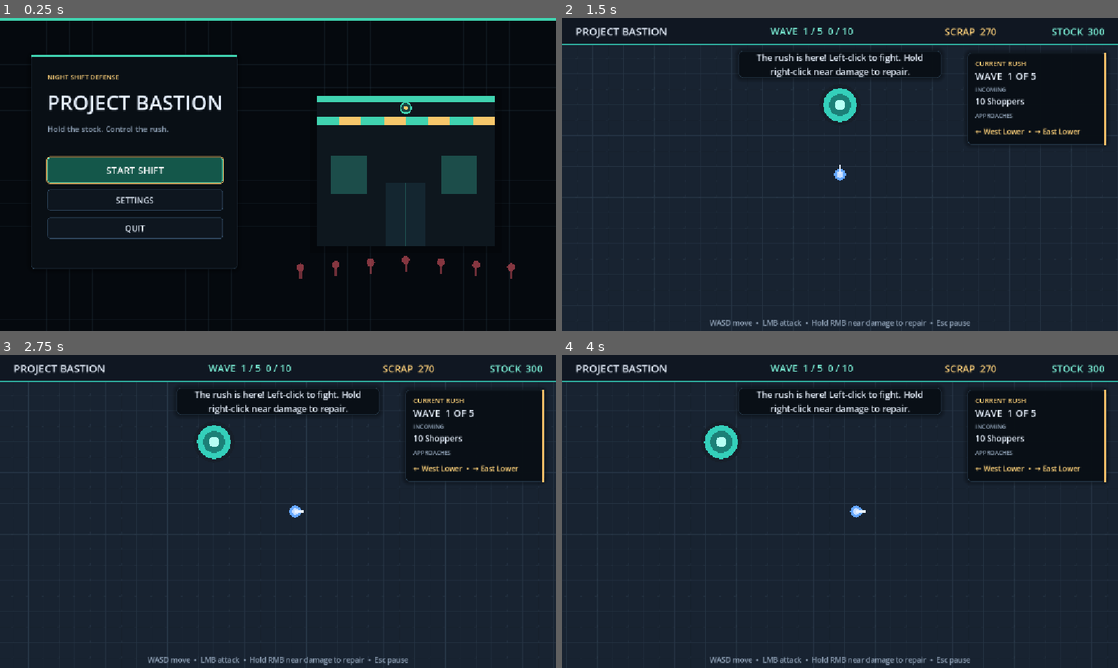
Above: before the commit, frames 1-4 (two rows, left to right).
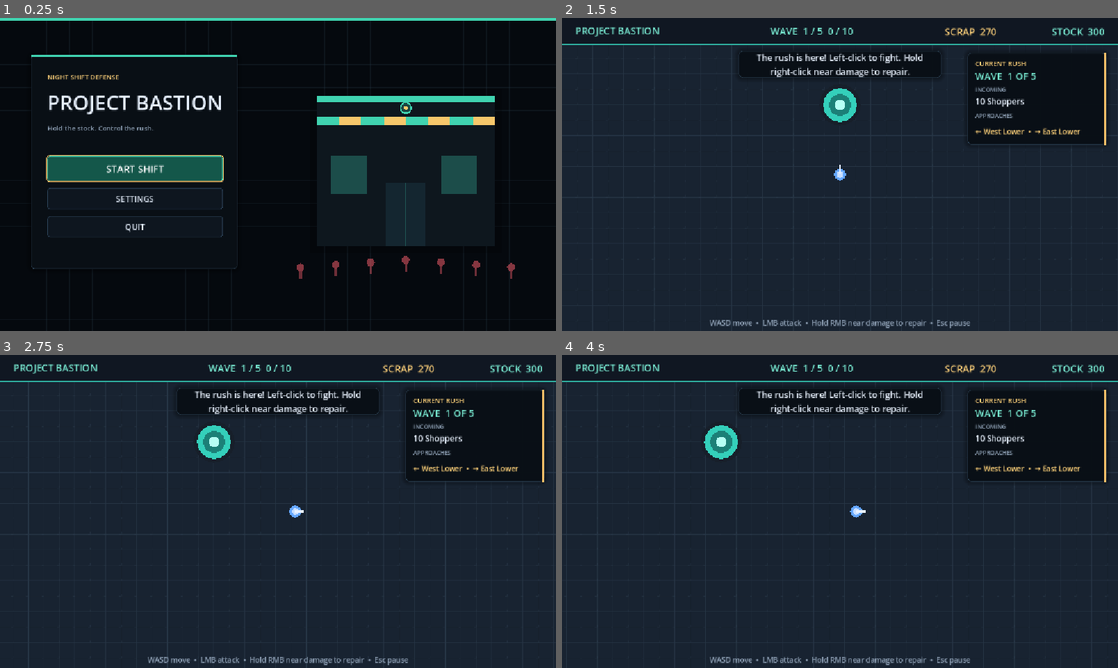
Above: after the commit, the same moments.

Repository: JarredTD/ProjectBastion
Game: Godot game, scene res://scenes/ui/main_menu.tscn
Two runs of this game, one before a commit and one after it. Both use one fixed random seed, a clock stepped at 60 frames per second and the inputs below. Sound files missing from this copy of the repository are replaced by a short silence.
Inputs (mouse positions are in pixels of both pictures, inside the frame that each line leads up to):
- Up to frame 1 (0.25 s): no input
- Up to frame 2 (1.5 s): click "START SHIFT" at 0.5 s; click "START WAVE 1 [SPACE]" at 1.25 s
- Up to frame 3 (2.75 s): tap Enter at 2 s; move the mouse to (400, 495) at 2.02 s; hold D (move_right) from 2.03 s (still down); tap 1 at 2.1 s; click (400, 495) at 2.17 s; tap Space at 2.27 s
- Up to frame 4 (4 s): release D (move_right) at 2.75 s; tap Enter at 2.75, 3.5 s; drag from (728, 527) to (812, 574) at 2.77 s; move the mouse to (895, 442) at 3.52 s; hold D (move_right) from 3.53 s (still down); tap R at 3.6 s; click (895, 442) at 3.67 s

The runs differ from the first frame. In frame 1, 1.8% of the frame differs, in the area x 8-41%, y 34-71%; in frame 2, 0.5%; in frame 3, 0.5%; in frame 4, 0.5%.

Commit message:
refactor: centralize interface styling

Diff:
--- a/data/ui/interface_theme.tres
+++ b/data/ui/interface_theme.tres
@@ -150,6 +150,7 @@
 
 [resource]
 default_font_size = 16
+Label/colors/font_color = Color(0.913725, 0.94902, 1, 1)
 Button/colors/font_color = Color(0.89, 0.93, 0.98, 1)
 Button/colors/font_hover_color = Color(1, 1, 1, 1)
 Button/colors/font_pressed_color = Color(0.85, 1, 0.96, 1)
@@ -173,3 +174,24 @@
 PrimaryButton/styles/pressed = SubResource("PrimaryNormal")
 PrimaryButton/styles/hover_pressed = SubResource("PrimaryHover")
 PrimaryButton/styles/focus = SubResource("ButtonFocus")
+DisplayTitle/base_type = &"Label"
+DisplayTitle/colors/font_color = Color(0.913725, 0.94902, 1, 1)
+DisplayTitle/font_sizes/font_size = 42
+ScreenTitle/base_type = &"Label"
+ScreenTitle/colors/font_color = Color(0.913725, 0.94902, 1, 1)
+ScreenTitle/font_sizes/font_size = 30
+SectionLabel/base_type = &"Label"
+SectionLabel/colors/font_color = Color(1, 0.823529, 0.478431, 1)
+SectionLabel/font_sizes/font_size = 14
+MutedLabel/base_type = &"Label"
+MutedLabel/colors/font_color = Color(0.568627, 0.639216, 0.721569, 1)
+MutedLabel/font_sizes/font_size = 14
+StatLabel/base_type = &"Label"
+StatLabel/colors/font_color = Color(0.470588, 0.917647, 0.823529, 1)
+StatLabel/font_sizes/font_size = 20
+CurrencyLabel/base_type = &"Label"
+CurrencyLabel/colors/font_color = Color(1, 0.823529, 0.478431, 1)
+CurrencyLabel/font_sizes/font_size = 20
+BodyStrong/base_type = &"Label"
+BodyStrong/colors/font_color = Color(0.913725, 0.94902, 1, 1)
+BodyStrong/font_sizes/font_size = 17
--- a/scenes/ui/hud.tscn
+++ b/scenes/ui/hud.tscn
@@ -1,7 +1,8 @@
-[gd_scene load_steps=3 format=3]
+[gd_scene load_steps=4 format=3]
 
 [ext_resource type="Script" path="res://scripts/ui/hud.gd" id="1_hud"]
 [ext_resource type="Theme" path="res://data/ui/interface_theme.tres" id="2_theme"]
+[ext_resource type="Script" path="res://scripts/ui/accent_panel.gd" id="3_accent"]
 
 [node name="Hud" type="CanvasLayer"]
 layer = 20
@@ -36,8 +37,7 @@
 offset_top = 12.0
 offset_right = 300.0
 offset_bottom = 44.0
-theme_override_colors/font_color = Color(0.913725, 0.94902, 1, 1)
-theme_override_font_sizes/font_size = 22
+theme_type_variation = &"StatLabel"
 text = "PROJECT BASTION"
 
 [node name="PhaseLabel" type="Label" parent="Layout/TopBar"]
@@ -46,8 +46,7 @@
 anchor_right = 0.55
 offset_top = 13.0
 offset_bottom = 43.0
-theme_override_colors/font_color = Color(0.470588, 0.917647, 0.823529, 1)
-theme_override_font_sizes/font_size = 20
+theme_type_variation = &"StatLabel"
 text = "BUILD  30"
 horizontal_alignment = 1
 
@@ -59,8 +58,7 @@
 offset_top = 14.0
 offset_right = -252.0
 offset_bottom = 44.0
-theme_override_colors/font_color = Color(1, 0.823529, 0.478431, 1)
-theme_override_font_sizes/font_size = 20
+theme_type_variation = &"CurrencyLabel"
 text = "SCRAP  210"
 horizontal_alignment = 2
 
@@ -72,8 +70,7 @@
 offset_top = 14.0
 offset_right = -28.0
 offset_bottom = 44.0
-theme_override_colors/font_color = Color(0.470588, 0.917647, 0.823529, 1)
-theme_override_font_sizes/font_size = 20
+theme_type_variation = &"StatLabel"
 text = "STOCK  300"
 horizontal_alignment = 2
 
@@ -87,20 +84,15 @@
 offset_top = -126.0
 offset_right = 340.0
 offset_bottom = -18.0
-
-[node name="Accent" type="ColorRect" parent="Layout/BuildPanel"]
-anchor_right = 1.0
-offset_bottom = 4.0
-mouse_filter = 2
-color = Color(0.207843, 0.815686, 0.729412, 0.9)
+script = ExtResource("3_accent")
+accent_color = Color(0.207843, 0.815686, 0.729412, 0.9)
 
 [node name="BuildTitle" type="Label" parent="Layout/BuildPanel"]
 offset_left = 16.0
 offset_top = 18.0
 offset_right = 92.0
 offset_bottom = 42.0
-theme_override_colors/font_color = Color(0.784314, 0.831373, 0.886275, 1)
-theme_override_font_sizes/font_size = 14
+theme_type_variation = &"MutedLabel"
 text = "BUILD"
 
 [node name="WallButton" type="Button" parent="Layout/BuildPanel"]
@@ -142,8 +134,8 @@
 offset_top = 80.0
 offset_right = 664.0
 offset_bottom = 102.0
-theme_override_colors/font_color = Color(0.662745, 0.733333, 0.815686, 1)
 theme_override_font_sizes/font_size = 13
+theme_type_variation = &"MutedLabel"
 text = "Move over the arena to pick a spot"
 horizontal_alignment = 1
 vertical_alignment = 1
@@ -216,14 +208,9 @@
 offset_right = -24.0
 offset_bottom = 262.0
 mouse_filter = 2
-
-[node name="Accent" type="ColorRect" parent="Layout/WaveIntelPanel"]
-anchor_left = 1.0
-anchor_right = 1.0
-anchor_bottom = 1.0
-offset_left = -4.0
-mouse_filter = 2
-color = Color(1, 0.780392, 0.419608, 0.95)
+script = ExtResource("3_accent")
+accent_color = Color(1, 0.780392, 0.419608, 0.95)
+accent_edge = 1
 
 [node name="IntelTitle" type="Label" parent="Layout/WaveIntelPanel"]
 unique_name_in_owner = true
@@ -231,8 +218,7 @@
 offset_top = 12.0
 offset_right = 272.0
 offset_bottom = 32.0
-theme_override_colors/font_color = Color(1, 0.823529, 0.478431, 1)
-theme_override_font_sizes/font_size = 14
+theme_type_variation = &"SectionLabel"
 text = "NEXT RUSH"
 
 [node name="IntelWave" type="Label" parent="Layout/WaveIntelPanel"]
@@ -241,8 +227,7 @@
 offset_top = 34.0
 offset_right = 272.0
 offset_bottom = 62.0
-theme_override_colors/font_color = Color(0.913725, 0.94902, 1, 1)
-theme_override_font_sizes/font_size = 20
+theme_type_variation = &"StatLabel"
 text = "WAVE 1 OF 5"
 
 [node name="CompositionTitle" type="Label" parent="Layout/WaveIntelPanel"]
@@ -250,8 +235,8 @@
 offset_top = 68.0
 offset_right = 272.0
 offset_bottom = 86.0
-theme_override_colors/font_color = Color(0.568627, 0.639216, 0.721569, 1)
 theme_override_font_sizes/font_size = 12
+theme_type_variation = &"MutedLabel"
 text = "INCOMING"
 
 [node name="IntelComposition" type="Label" parent="Layout/WaveIntelPanel"]
@@ -260,8 +245,7 @@
 offset_top = 88.0
 offset_right = 272.0
 offset_bottom = 114.0
-theme_override_colors/font_color = Color(0.913725, 0.94902, 1, 1)
-theme_override_font_sizes/font_size = 17
+theme_type_variation = &"BodyStrong"
 text = "10 Shoppers"
 autowrap_mode = 2
 
@@ -270,8 +254,8 @@
 offset_top = 122.0
 offset_right = 272.0
 offset_bottom = 140.0
-theme_override_colors/font_color = Color(0.568627, 0.639216, 0.721569, 1)
 theme_override_font_sizes/font_size = 12
+theme_type_variation = &"MutedLabel"
 text = "APPROACHES"
 
 [node name="IntelApproaches" type="Label" parent="Layout/WaveIntelPanel"]
@@ -280,8 +264,8 @@
 offset_top = 142.0
 offset_right = 272.0
 offset_bottom = 184.0
-theme_override_colors/font_color = Color(1, 0.823529, 0.478431, 1)
 theme_override_font_sizes/font_size = 15
+theme_type_variation = &"SectionLabel"
 text = "↖ North West  •  → East Lower"
 vertical_alignment = 1
 autowrap_mode = 2
@@ -296,8 +280,8 @@
 offset_top = -28.0
 offset_right = -32.0
 offset_bottom = -5.0
-theme_override_colors/font_color = Color(0.568627, 0.639216, 0.721569, 1)
 theme_override_font_sizes/font_size = 15
+theme_type_variation = &"MutedLabel"
 text = "WASD move  •  LMB place  •  RMB remove  •  1/2 select  •  Space start  •  Esc pause"
 horizontal_alignment = 1
 
@@ -319,7 +303,7 @@
 offset_top = 32.0
 offset_right = 500.0
 offset_bottom = 74.0
-theme_override_font_sizes/font_size = 32
+theme_type_variation = &"ScreenTitle"
 text = "STORE SECURED"
 horizontal_alignment = 1
 
@@ -328,8 +312,8 @@
 offset_top = 82.0
 offset_right = 500.0
 offset_bottom = 154.0
-theme_override_colors/font_color = Color(0.784314, 0.831373, 0.886275, 1)
 theme_override_font_sizes/font_size = 18
+theme_type_variation = &"MutedLabel"
 text = "Rushes cleared: 5\nShoppers turned away: 70\nRun seed: 123456789"
 horizontal_alignment = 1
 
--- a/scenes/ui/main_menu.tscn
+++ b/scenes/ui/main_menu.tscn
@@ -1,9 +1,10 @@
-[gd_scene load_steps=5 format=3]
+[gd_scene load_steps=6 format=3]
 
 [ext_resource type="Script" path="res://scripts/ui/main_menu.gd" id="1_menu"]
 [ext_resource type="PackedScene" path="res://scenes/ui/settings_panel.tscn" id="2_settings"]
 [ext_resource type="Theme" path="res://data/ui/interface_theme.tres" id="3_theme"]
 [ext_resource type="Script" path="res://scripts/ui/menu_backdrop.gd" id="4_backdrop"]
+[ext_resource type="Script" path="res://scripts/ui/accent_panel.gd" id="5_accent"]
 
 [node name="MainMenu" type="Control"]
 layout_mode = 3
@@ -50,12 +51,8 @@
 offset_right = 492.0
 offset_bottom = 520.0
 mouse_filter = 2
-
-[node name="CardAccent" type="ColorRect" parent="MenuCard"]
-anchor_right = 1.0
-offset_bottom = 5.0
-mouse_filter = 2
-color = Color(0.25098, 0.827451, 0.690196, 1)
+script = ExtResource("5_accent")
+accent_width = 5.0
 
 [node name="Menu" type="VBoxContainer" parent="."]
 layout_mode = 0
@@ -67,20 +64,17 @@
 
 [node name="Kicker" type="Label" parent="Menu"]
 layout_mode = 2
-theme_override_colors/font_color = Color(1, 0.823529, 0.478431, 1)
-theme_override_font_sizes/font_size = 14
+theme_type_variation = &"SectionLabel"
 text = "NIGHT SHIFT DEFENSE"
 
 [node name="Title" type="Label" parent="Menu"]
 layout_mode = 2
-theme_override_colors/font_color = Color(0.913725, 0.94902, 1, 1)
-theme_override_font_sizes/font_size = 42
+theme_type_variation = &"DisplayTitle"
 text = "PROJECT BASTION"
 
 [node name="Subtitle" type="Label" parent="Menu"]
 layout_mode = 2
-theme_override_colors/font_color = Color(0.568627, 0.639216, 0.721569, 1)
-theme_override_font_sizes/font_size = 16
+theme_type_variation = &"MutedLabel"
 text = "Hold the stock. Control the rush."
 
 [node name="Spacer" type="Control" parent="Menu"]
--- a/scenes/ui/pause_menu.tscn
+++ b/scenes/ui/pause_menu.tscn
@@ -1,8 +1,9 @@
-[gd_scene load_steps=4 format=3]
+[gd_scene load_steps=5 format=3]
 
 [ext_resource type="Script" path="res://scripts/ui/pause_menu.gd" id="1_pause"]
 [ext_resource type="PackedScene" path="res://scenes/ui/settings_panel.tscn" id="2_settings"]
 [ext_resource type="Theme" path="res://data/ui/interface_theme.tres" id="3_theme"]
+[ext_resource type="Script" path="res://scripts/ui/accent_panel.gd" id="4_accent"]
 
 [node name="PauseMenu" type="CanvasLayer"]
 process_mode = 3
@@ -41,13 +42,8 @@
 offset_bottom = 195.0
 grow_horizontal = 2
 grow_vertical = 2
-
-[node name="Accent" type="ColorRect" parent="Overlay/Panel"]
-layout_mode = 0
-offset_right = 380.0
-offset_bottom = 6.0
-color = Color(0.25098, 0.827451, 0.690196, 1)
-mouse_filter = 2
+script = ExtResource("4_accent")
+accent_width = 6.0
 
 [node name="Menu" type="VBoxContainer" parent="Overlay/Panel"]
 layout_mode = 1
@@ -64,8 +60,7 @@
 
 [node name="Title" type="Label" parent="Overlay/Panel/Menu"]
 layout_mode = 2
-theme_override_colors/font_color = Color(0.913725, 0.94902, 1, 1)
-theme_override_font_sizes/font_size = 30
+theme_type_variation = &"ScreenTitle"
 text = "PAUSED"
 horizontal_alignment = 1
 
@@ -103,8 +98,7 @@
 
 [node name="Hint" type="Label" parent="Overlay/Panel/Menu"]
 layout_mode = 2
-theme_override_colors/font_color = Color(0.568627, 0.639216, 0.721569, 1)
-theme_override_font_sizes/font_size = 14
+theme_type_variation = &"MutedLabel"
 text = "ESC TO RESUME"
 horizontal_alignment = 1
 
--- a/scenes/ui/settings_panel.tscn
+++ b/scenes/ui/settings_panel.tscn
@@ -1,7 +1,8 @@
-[gd_scene load_steps=3 format=3]
+[gd_scene load_steps=4 format=3]
 
 [ext_resource type="Script" path="res://scripts/ui/settings_panel.gd" id="1_settings"]
 [ext_resource type="Theme" path="res://data/ui/interface_theme.tres" id="2_theme"]
+[ext_resource type="Script" path="res://scripts/ui/accent_panel.gd" id="3_accent"]
 
 [node name="SettingsPanel" type="Control"]
 process_mode = 3
@@ -36,13 +37,8 @@
 offset_bottom = 218.0
 grow_horizontal = 2
 grow_vertical = 2
-
-[node name="Accent" type="ColorRect" parent="Panel"]
-layout_mode = 0
-offset_right = 520.0
-offset_bottom = 6.0
-color = Color(0.25098, 0.827451, 0.690196, 1)
-mouse_filter = 2
+script = ExtResource("3_accent")
+accent_width = 6.0
 
 [node name="Content" type="VBoxContainer" parent="Panel"]
 layout_mode = 1
@@ -59,15 +55,13 @@
 
 [node name="Title" type="Label" parent="Panel/Content"]
 layout_mode = 2
-theme_override_colors/font_color = Color(0.913725, 0.94902, 1, 1)
-theme_override_font_sizes/font_size = 28
+theme_type_variation = &"ScreenTitle"
 text = "AUDIO"
 horizontal_alignment = 1
 
 [node name="Hint" type="Label" parent="Panel/Content"]
 layout_mode = 2
-theme_override_colors/font_color = Color(0.568627, 0.639216, 0.721569, 1)
-theme_override_font_sizes/font_size = 14
+theme_type_variation = &"MutedLabel"
 text = "Tune the mix without leaving the game."
 horizontal_alignment = 1
 
--- /dev/null
+++ b/scripts/ui/accent_panel.gd
@@ -0,0 +1,33 @@
+@tool
+class_name AccentPanel
+extends Panel
+
+enum Edge { TOP, RIGHT, BOTTOM, LEFT }
+
+@export var accent_color := Color("40d3b0"):
+	set(value):
+		accent_color = value
+		queue_redraw()
+@export var accent_edge := Edge.TOP:
+	set(value):
+		accent_edge = value
+		queue_redraw()
+@export_range(1.0, 12.0, 1.0) var accent_width := 4.0:
+	set(value):
+		accent_width = value
+		queue_redraw()
+
+func _draw() -> void:
+	var accent_rect := Rect2(Vector2.ZERO, size)
+	match accent_edge:
+		Edge.TOP:
+			accent_rect.size.y = accent_width
+		Edge.RIGHT:
+			accent_rect.position.x = size.x - accent_width
+			accent_rect.size.x = accent_width
+		Edge.BOTTOM:
+			accent_rect.position.y = size.y - accent_width
+			accent_rect.size.y = accent_width
+		Edge.LEFT:
+			accent_rect.size.x = accent_width
+	draw_rect(accent_rect, accent_color)
Not shown, added: scripts/ui/accent_panel.gd.uid
